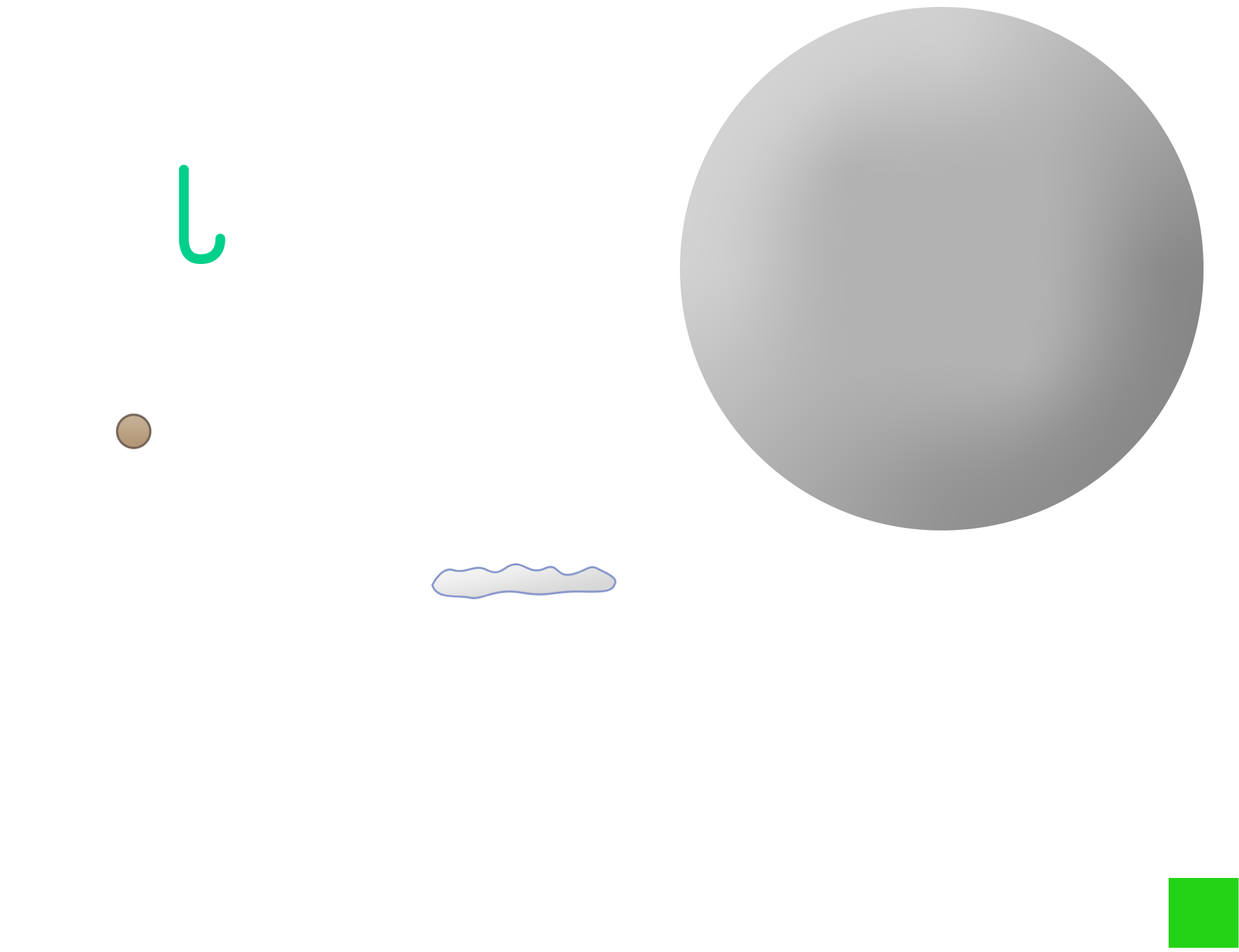
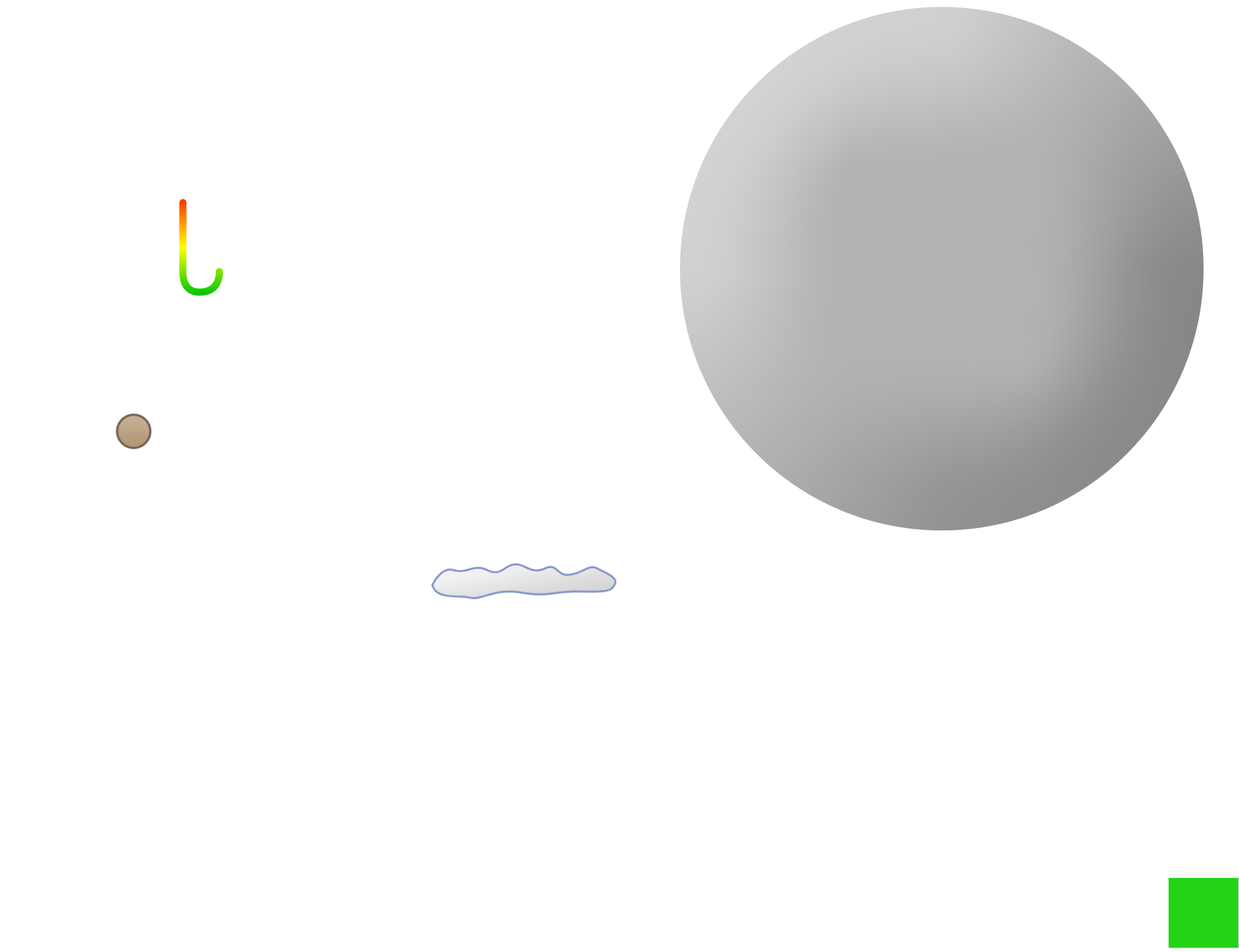
Layers edited between the first and the second 1239×952 image:
removed group "stick" (3 layers) over [178, 164, 226, 297]
renamed "<Group>" to "stick", moved it out of group "stick" over [178, 164, 226, 297]
painted on "<Group>" (3rd of 4, in "stick") over [178, 164, 226, 297]
